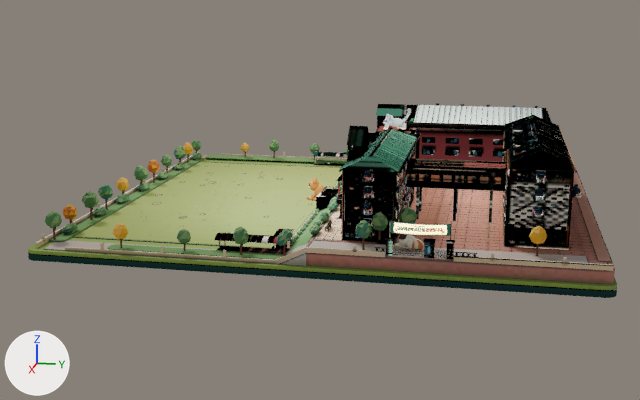
The glTF model tour/img/campus-3d/campus.glb as it was, and as the next commit left it.
One viewpoint serves both versions: a 50 mm lens placed at (98.5, 16.4, 25.7), pointed at (1.7, -3.0, 1.5). Every picture has the same lights, and +X, +Y and +Z are marked at lower left. The first picture is the older version. Where no turn or scale is listed for an object, it has been applied to the vertices. Vertices at exactly the same position are counted once.

Before the edit, the objects in view are built like this:
```python
me_front = bpy.data.meshes.new('front')
me_front.from_pydata(...)  # 21835 vertices, 38186 faces; spans x -24.5..24.4, y -8.9..23.2, z 1.0..11.7
me_front.materials.append(mat_front___cycles_baked)
me_rear = bpy.data.meshes.new('rear')
me_rear.from_pydata(...)  # 13826 vertices, 21996 faces; spans x -20.6..19.6, y 5.4..23.5, z 2.4..11.1
me_rear.materials.append(mat_rear___cycles_baked)
me_terrain = bpy.data.meshes.new('terrain')
me_terrain.from_pydata(...)  # 4966 vertices, 8108 faces; spans x -24.7..24.7, y -27.1..27.1, z 0.0..3.2
me_terrain.materials.append(mat_terrain___cycles_baked)
ob_front = bpy.data.objects.new('front', me_front)
ob_front.location = (0.0, 0.0, 0.0)
ob_rear = bpy.data.objects.new('rear', me_rear)
ob_rear.location = (0.0, 0.0, 0.0)
ob_terrain = bpy.data.objects.new('terrain', me_terrain)
ob_terrain.location = (0.0, 0.0, 0.0)
# also in view: 'cats' at (0.0, 10.6, 6.2); 'banners' at (0.0, 7.0, 4.9); 'nature' at (0.5, -2.1, 3.3)
```
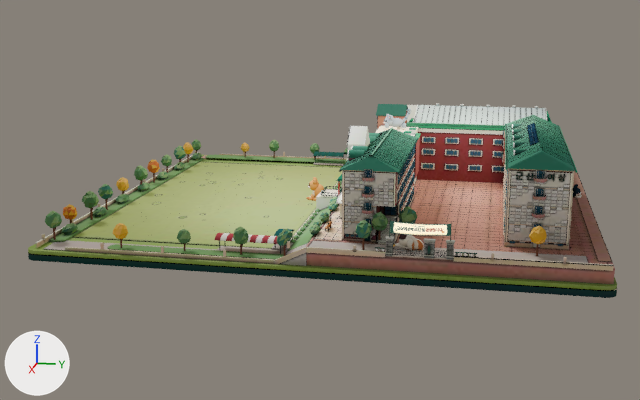
Boxes (x1, y1, x2, y2) around the edits, measured in the pictures (640 x 400 px; the box of a moved part takes in the faces that stretch with it):
```json
{"object": "rear", "change": "reshaped", "before": [404, 103, 577, 250], "after": [377, 103, 577, 250], "on screen": "16% wider"}
{"part": 1, "of": "me_front", "change": "moved or reshaped", "before": [342, 153, 415, 243], "after": [342, 153, 415, 242]}
{"part": 2, "of": "me_front", "change": "reshaped", "before": [508, 227, 567, 243]}
{"part": 3, "of": "me_front", "change": "surface changed", "before": [214, 105, 573, 260], "after": [214, 105, 573, 260]}
{"part": 4, "of": "me_rear", "change": "added", "after": [391, 206, 396, 215]}
{"part": 5, "of": "me_rear", "change": "added", "after": [385, 206, 390, 215]}
{"part": 6, "of": "me_rear", "change": "deleted", "before": [405, 158, 506, 223]}
{"part": 7, "of": "me_rear", "change": "added", "after": [377, 204, 398, 245]}
{"part": 8, "of": "me_rear", "change": "surface changed", "before": [404, 103, 577, 250], "after": [404, 103, 577, 250], "on screen": "lighter"}
```

Scene script edits in JSON lines:
```json
{"block": "me_front", "where": "# used by ob_front; location = (0.0, 0.0, 0.0)"}
{"op": "remove", "block": "me_front", "code": "me_front.from_pydata(...)  # 21835 vertices, 38186 faces; spans x -24.5..24.4, y -8.9..23.2, z 1.0..11.7"}
{"op": "add", "block": "me_front", "code": "me_front.from_pydata(...)  # 21792 vertices, 38150 faces; spans x -24.5..24.4, y -8.9..23.2, z 1.0..11.7"}
{"block": "me_front", "change": "me_front part 1: 65 vertices moved from x 17.9..20.2, y 2.8..7.8, z 2.2..6.0 to x 17.4..20.2, y 2.8..7.8, z 2.2..6.0; 85 vertices removed from x 17.9..20.2, y 2.8..7.8, z 4.2..9.1; 92 vertices added at x 17.4..20.2, y 2.8..7.8, z 4.2..9.1"}
{"block": "me_front", "change": "me_front part 2: 3 vertices removed from x 19.2..19.3, y 17.9..23.0, z 4.3; 1 vertex added at x 19.3, y 23.0, z 4.2"}
{"block": "me_front", "change": "me_front part 3: 37169 kept faces spanning x -24.5..24.4, y -8.9..23.2, z 1.0..11.7 get new texture (UV) coordinates"}
{"block": "me_front", "change": "other edits to the shape of me_front do not show in these pictures"}
{"block": "me_rear", "where": "# used by ob_rear; location = (0.0, 0.0, 0.0)"}
{"op": "remove", "block": "me_rear", "code": "me_rear.from_pydata(...)  # 13826 vertices, 21996 faces; spans x -20.6..19.6, y 5.4..23.5, z 2.4..11.1"}
{"op": "add", "block": "me_rear", "code": "me_rear.from_pydata(...)  # 13982 vertices, 22296 faces; spans x -20.6..20.8, y 5.4..23.5, z 2.4..11.1"}
{"block": "me_rear", "change": "me_rear part 4: a new loose piece, a box spanning x 17.427..17.463, y 7.012..7.524, z 4.347..5.527, in mat_rear___cycles_baked"}
{"block": "me_rear", "change": "me_rear part 5: a new loose piece, a box spanning x 17.427..17.463, y 6.456..6.968, z 4.347..5.527, in mat_rear___cycles_baked"}
{"block": "me_rear", "change": "me_rear part 6: 47 loose pieces with 376 vertices, spanning x 7.8..11.4, y 7.7..18.0, z 2.4..8.0, are deleted"}
{"block": "me_rear", "change": "me_rear part 7: 256 vertices added at x 17.3..20.8, y 6.2..7.8, z 2.4..5.6"}
{"block": "me_rear", "change": "me_rear part 8: 21148 kept faces spanning x -20.6..19.6, y 5.4..23.5, z 2.4..11.1 get new texture (UV) coordinates"}
{"block": "me_rear", "change": "other edits to the shape of me_rear do not show in these pictures"}
```
